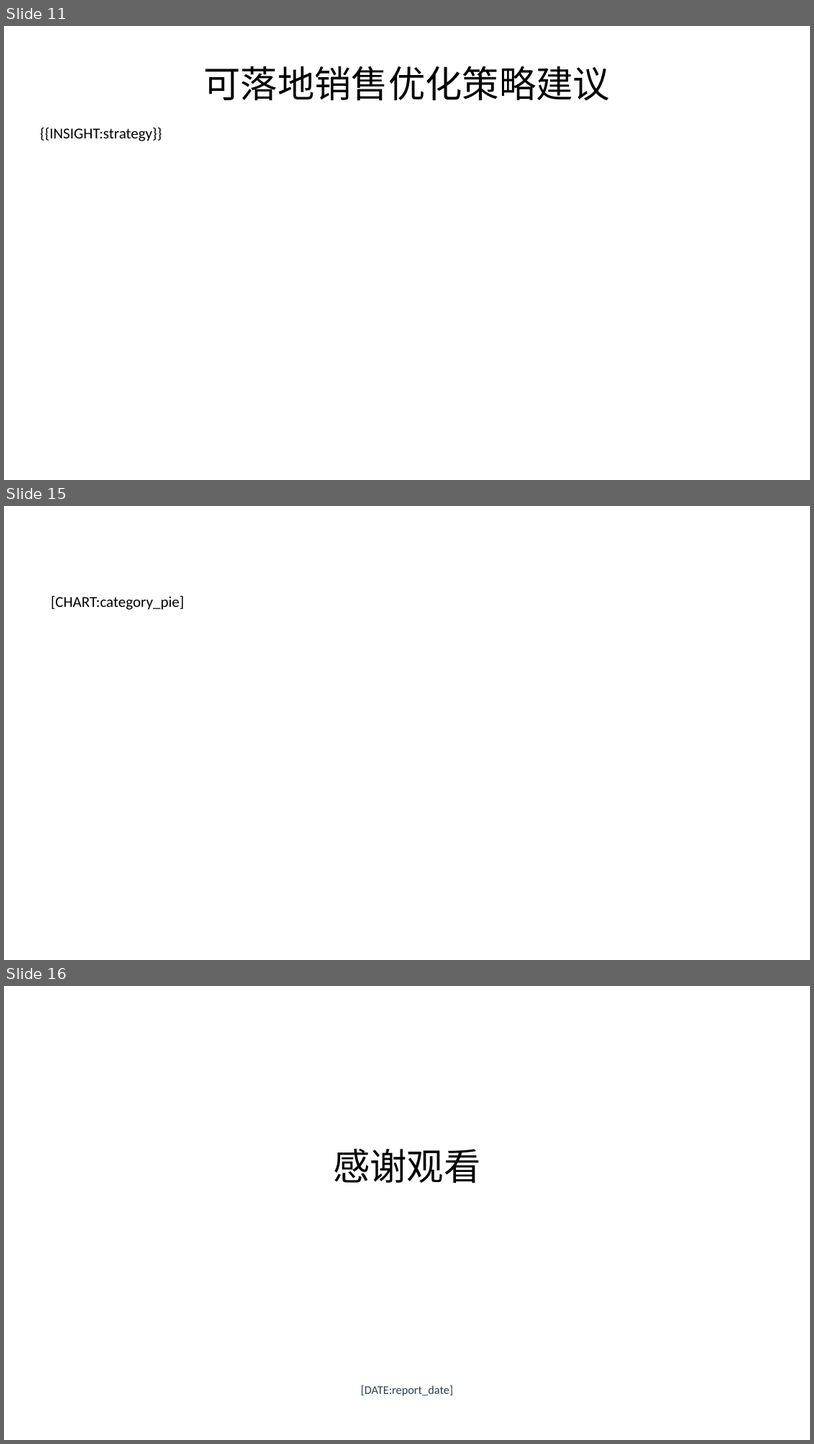
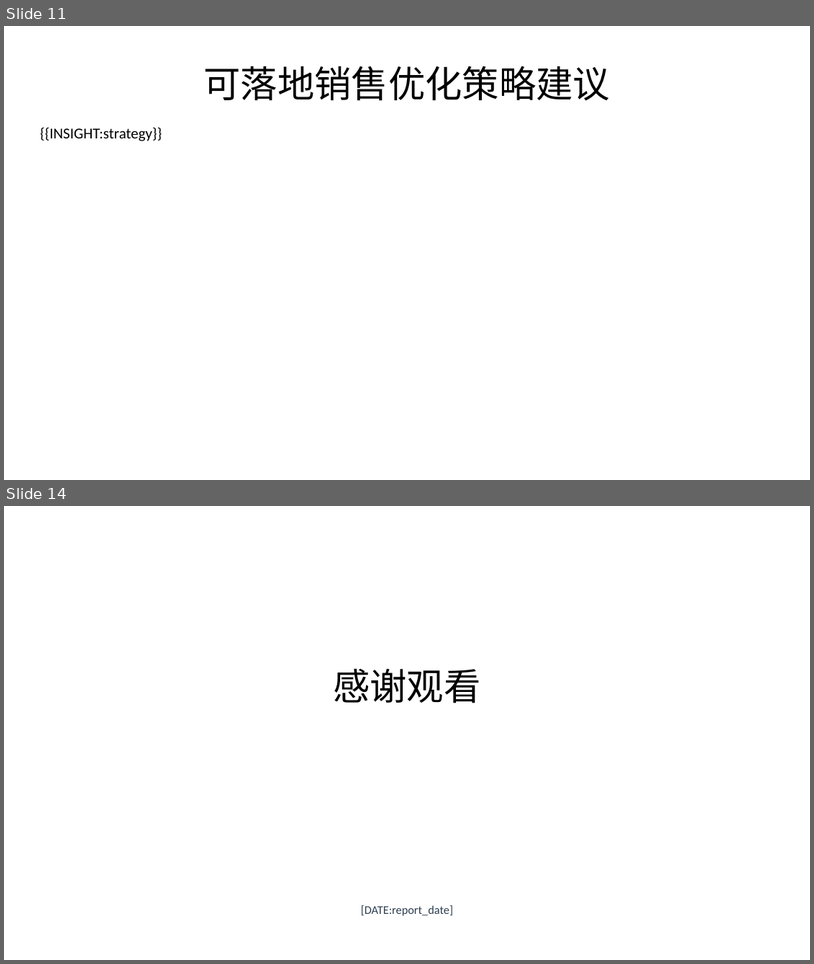
Before and after one commit to lijiahao1996/PPT-Automation, a slide deck: templates/原生报告模板.pptx. Shown one above the other, each under a label of ours: slides 11, 15 and 16 before the commit, slides 11 and 14 after it; the slides between them are not shown. The pictures are 814x1444 and 814x964 pixels, drawn with LibreOffice and Linux fonts; fonts in the diff are those of the drawing. Boxes give left, top, right and bottom in pixels: in the first picture for what was removed or moved away, otherwise in the second. Text is boxed around its words. In the diff, an @@ line names an element or a change of style, - is before the commit and + after.

```diff
--- a/templates/原生报告模板.pptx
+++ b/templates/原生报告模板.pptx
@@ slide 15 removed at box(4, 506, 810, 960), background #FFFFFF @@
@@ text removed at box(51, 595, 184, 610) @@
-[CHART:category_pie]
@@ what was slide 16 is now slide 14 @@
```
Also in this commit, not shown: 8 slides changed, 1 other slide removed, 3 other files.
